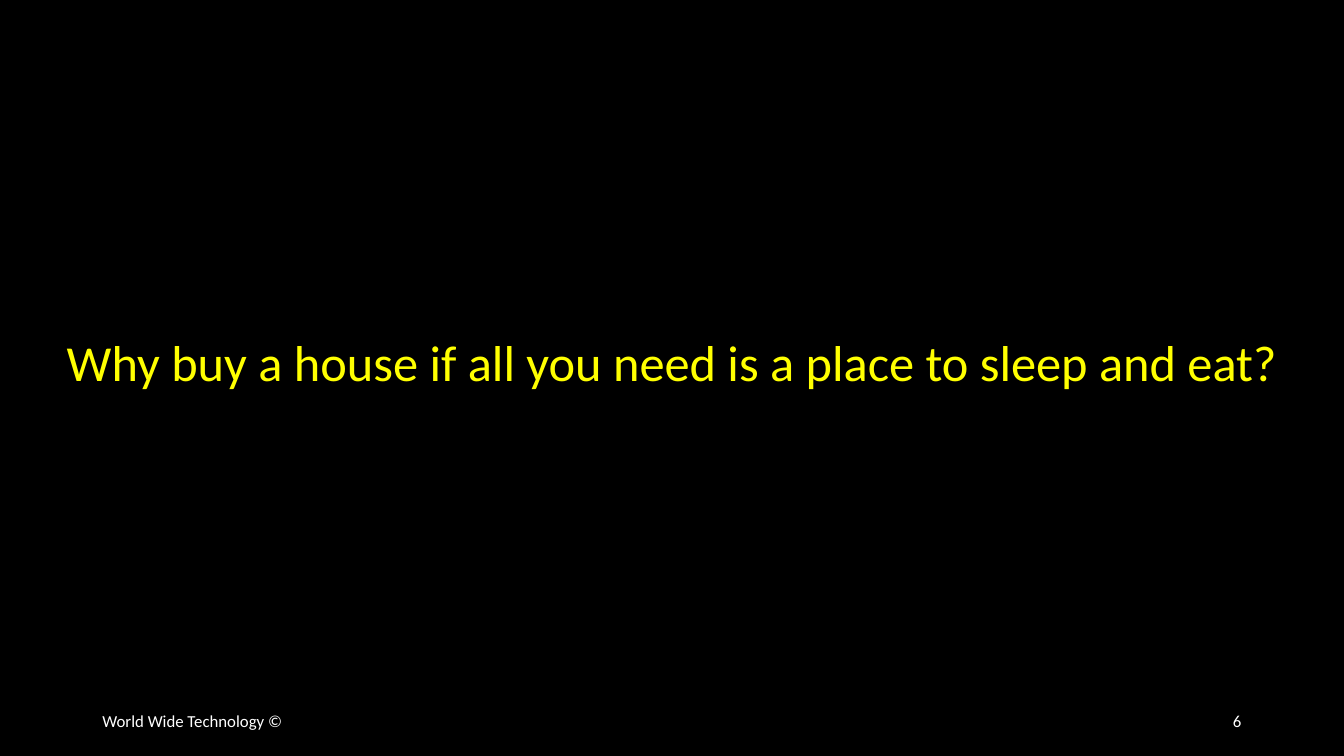
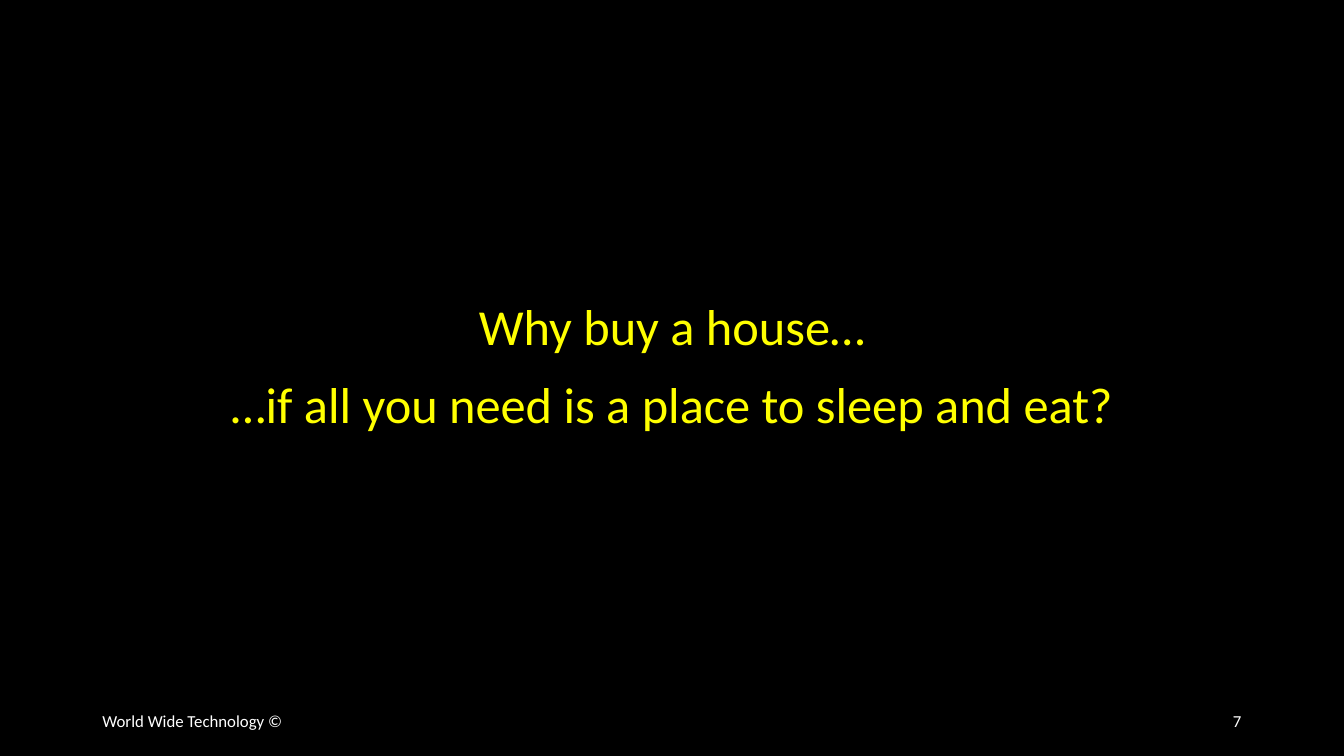
Before and after one commit to wwt/docker-foundations, a slide deck: slide 7 of docker-foundations.pptx (slide 6 before the commit). Drawn at 1344x756 pixels with LibreOffice and Linux fonts; fonts in the diff are those of the drawing. Boxes give left, top, right and bottom in pixels: in the first picture for what was removed or moved away, otherwise in the second. Text is boxed around its words. In the diff, an @@ line names an element or a change of style, - is before the commit and + after.

```diff
--- a/docker-foundations.pptx
+++ b/docker-foundations.pptx
@@ text at (479, 310, 865, 353): text changed @@
-Why buy a house if all you need is a place to sleep and eat?
+Why buy a house…
@@ text added at (231, 388, 1113, 431), 36 pt, text #FFFF00 @@
+…if all you need is a place to sleep and eat?
@@ page number at (1233, 716, 1241, 727): text changed @@
-6
+7
```
Also in this commit, not shown: 1 other slide changed, 1 slide added.
